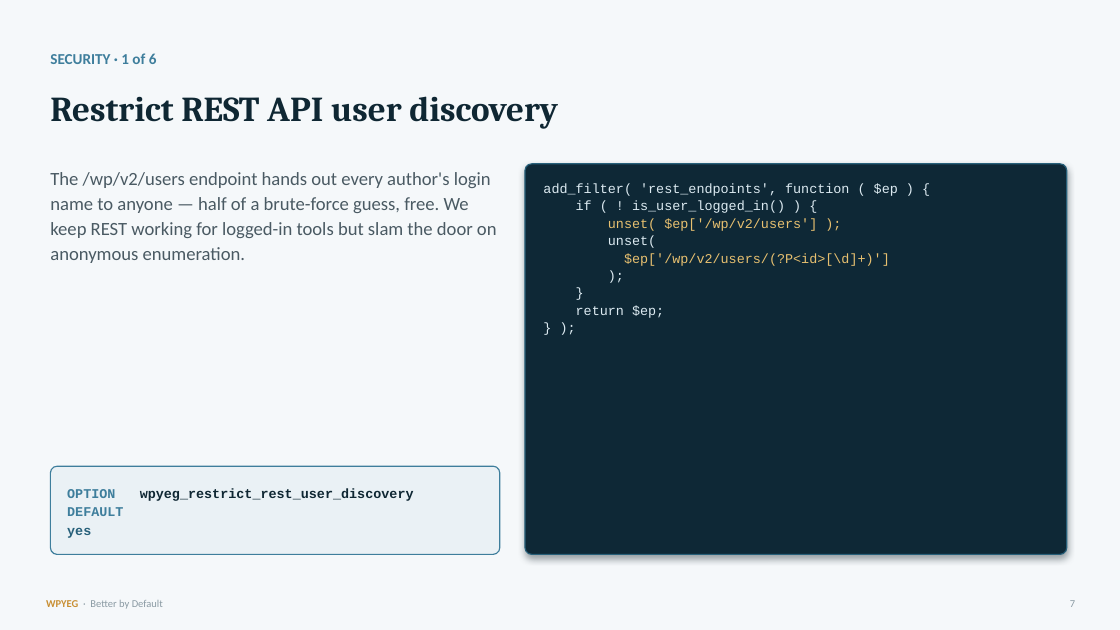
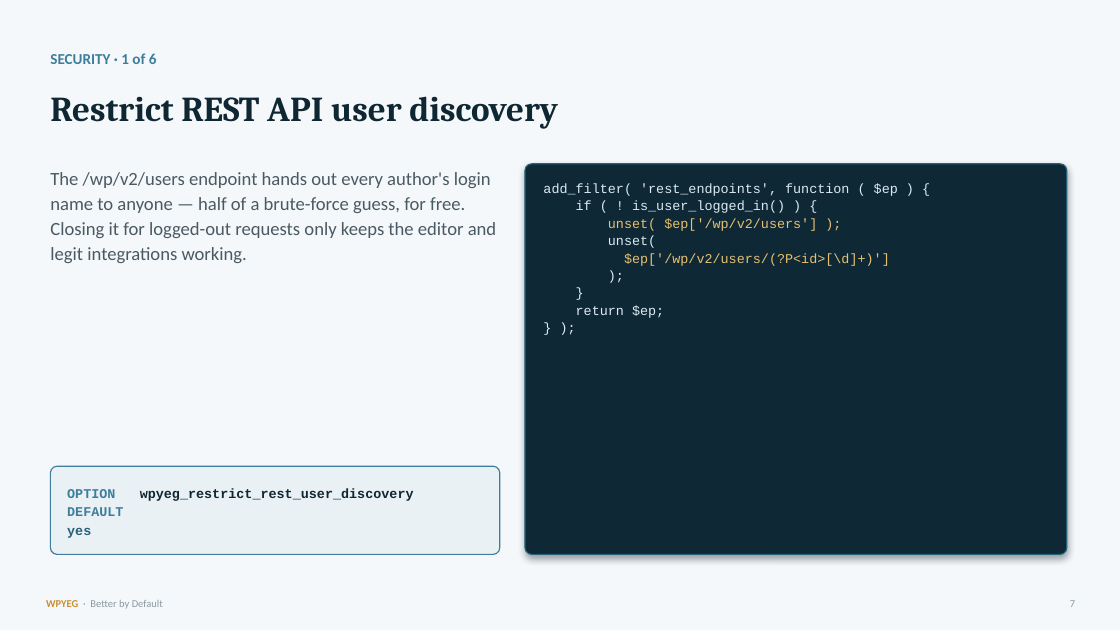
Before and after one commit to WPYEG/Better-by-Default, a slide deck: slide 7 of workshop/Better-by-Default.pptx. Drawn at 1120x630 pixels with LibreOffice and Linux fonts; fonts in the diff are those of the drawing. Boxes give left, top, right and bottom in pixels: in the first picture for what was removed or moved away, otherwise in the second. Text is boxed around its words. In the diff, an @@ line names an element or a change of style, - is before the commit and + after.

```diff
--- a/workshop/Better-by-Default.pptx
+++ b/workshop/Better-by-Default.pptx
@@ text at (50,172,496,263): text changed @@
-The /wp/v2/users endpoint hands out every author's login name to anyone — half of a brute-force guess, free. We keep REST working for logged-in tools but slam the door on anonymous enumeration.
+The /wp/v2/users endpoint hands out every author's login name to anyone — half of a brute-force guess, for free. Closing it for logged-out requests only keeps the editor and legit integrations working.
```
Also in this commit, not shown: 20 other slides changed, 11 other files.
